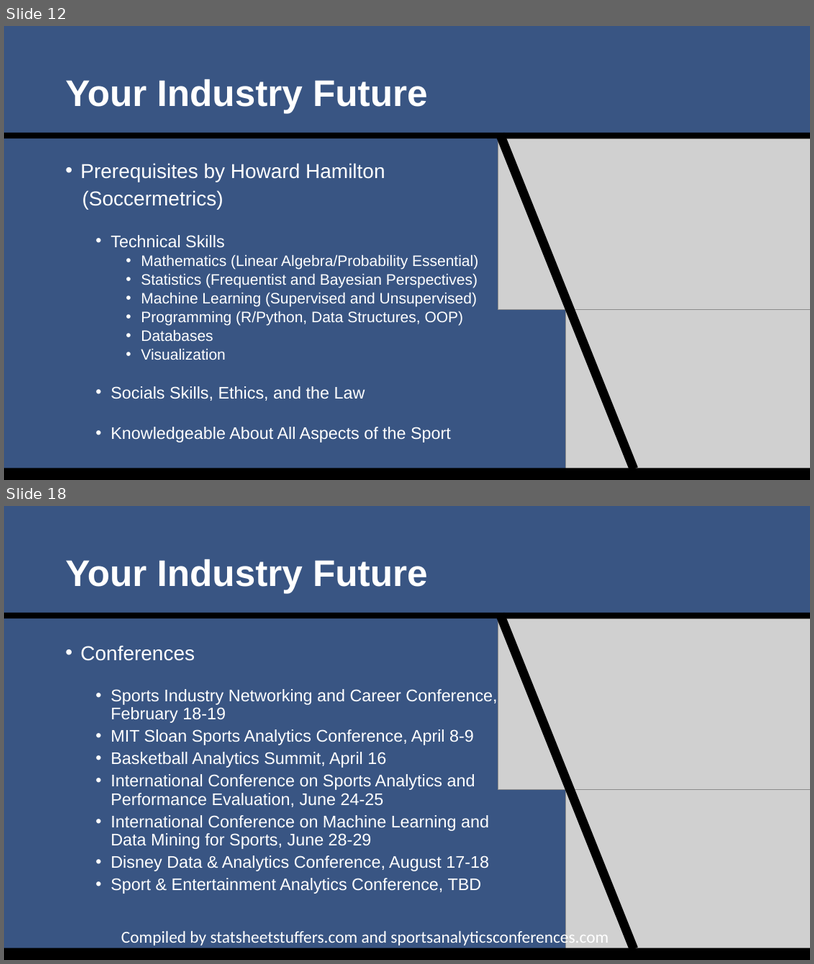
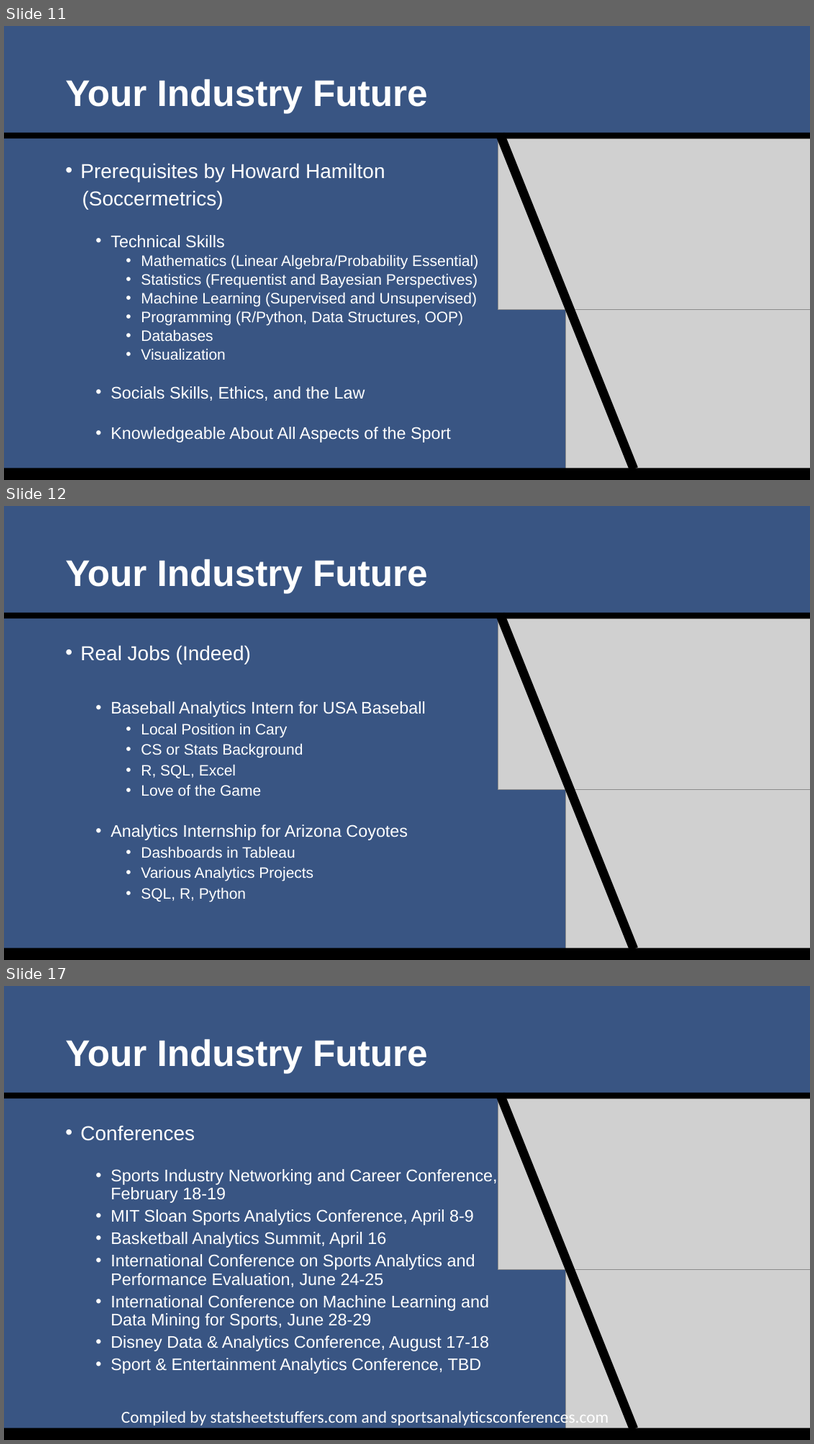
Before and after one commit to SuperMarioGiacomazzo/STOR538_WEBSITE, a slide deck: Slides/Sports Analytics 3/Sports_Analytics_3_Lecture.pptx. Shown one above the other, each under a label of ours: slides 12 and 18 before the commit, slides 11, 12 and 17 after it; the slides between them are not shown. The pictures are 814x964 and 814x1444 pixels, drawn with LibreOffice and Linux fonts; fonts in the diff are those of the drawing; grey boxes stand for pictures. Boxes give left, top, right and bottom in pixels: in the first picture for what was removed or moved away, otherwise in the second. Text is boxed around its words. In the diff, an @@ line names an element or a change of style, - is before the commit and + after.

```diff
--- a/Slides/Sports Analytics 3/Sports_Analytics_3_Lecture.pptx
+++ b/Slides/Sports Analytics 3/Sports_Analytics_3_Lecture.pptx
@@ slide 12 added at [4,506,810,960], background #395583 @@
@@ title added at [65,559,428,593], 44 pt, text #FFFFFF, bold @@
+Your Industry Future
@@ rectangle added at [4,613,810,618], fill #000000 @@
@@ rectangle added at [496,613,638,951], fill #000000 @@
@@ picture added at [498,618,810,790] @@
@@ text added at [80,645,426,901], 18 pt, text #FFFFFF @@
+• Real Jobs (Indeed)
+  • Baseball Analytics Intern for USA Baseball
+    • Local Position in Cary
+    • CS or Stats Background
+    • R, SQL, Excel
+    • Love of the Game
+  • Analytics Internship for Arizona Coyotes
+    • Dashboards in Tableau
+    • Various Analytics Projects
+    • SQL, R, Python
@@ picture added at [566,789,810,960] @@
@@ rectangle added at [4,947,810,960], fill #000000 @@
@@ what was slide 12 is now slide 11 @@
@@ what was slide 18 is now slide 17 @@
```
Also in this commit, not shown: 5 slides changed, 2 slides removed, 5 other files.
